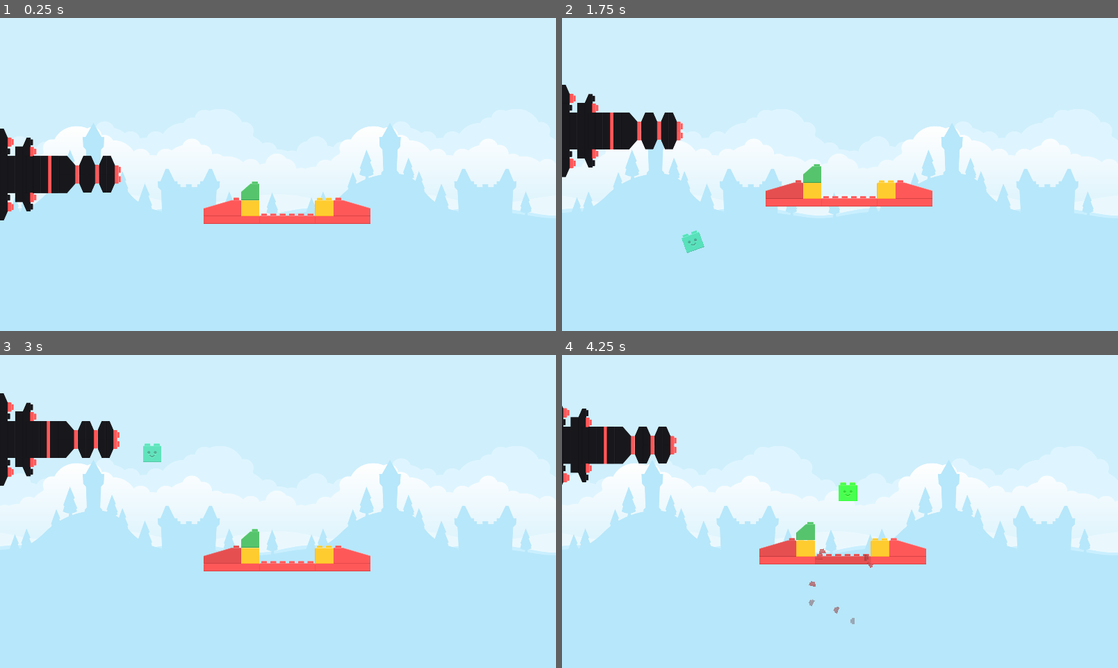
Above: before the commit, frames 1-4 (two rows, left to right).
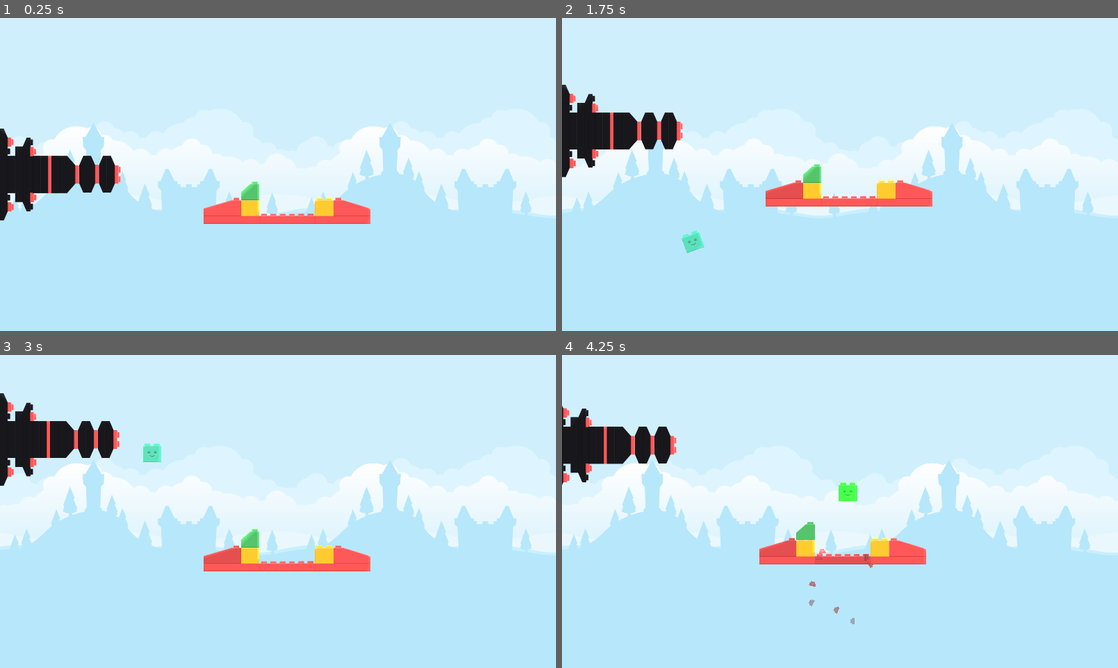
Above: after the commit, the same moments.

Repository: mlotr/Blocks_Gone_Wrong
Game: Godot game, scene res://scenes/level_1.tscn
The game is run twice, just before and just after one commit, with the same random seed, the same clock (stepped at 60 frames per second) and the same inputs. The project has no main scene, so this scene is started directly.
Inputs (mouse positions are in pixels of both pictures, inside the frame that each line leads up to):
- Up to frame 1 (0.25 s): no input
- Up to frame 2 (1.75 s): tap Enter at 0.5 s; move the mouse to (962, 158) at 0.52 s; press the mouse at (962, 158) at 0.53 s; hold Up (ui_up) 0.53-1.28 s; move the mouse to (728, 190) at 1.27 s; release the mouse at (728, 190) at 1.28 s; hold Down (ui_down) from 1.28 s (still down); click (728, 190) at 1.35 s
- Up to frame 3 (3 s): move the mouse to (333, 442) at 2.02 s; release Down (ui_down) at 2.03 s; press the mouse at (333, 442) at 2.03 s; hold Up (ui_up) from 2.03 s (still down); move the mouse to (250, 574) at 2.77 s; release the mouse at (250, 574) at 2.78 s; click (250, 574) at 2.85 s
- Up to frame 4 (4.25 s): move the mouse to (1006, 558) at 3.52 s; release Up (ui_up) at 3.53 s; press the mouse at (1006, 558) at 3.53 s; hold Down (ui_down) from 3.53 s (still down)

The runs differ from the first frame. In frame 1, less than 0.1% of the frame differs, in the area x 0-67%, y 35-66%; in frame 2, 0.1%, in the area x 0-67%, y 21-74%; in frame 3, less than 0.1%; in frame 4, less than 0.1%.

Commit message:
Added light occluders

Diff:
--- a/scenes/block.tscn
+++ b/scenes/block.tscn
@@ -11,6 +11,9 @@
 [sub_resource type="Gradient" id="Gradient_dcsxs"]
 offsets = PackedFloat32Array(0.495146, 1)
 colors = PackedColorArray(1, 1, 1, 1, 0.0962047, 0.0962048, 0.0962047, 0)
+
+[sub_resource type="OccluderPolygon2D" id="OccluderPolygon2D_6cjwr"]
+polygon = PackedVector2Array(-32, -33, 31, -33, 31, 32, -33, 32)
 
 [node name="Block" type="StaticBody2D"]
 script = ExtResource("1_guht0")
@@ -39,3 +42,7 @@
 damping_max = 100.0
 scale_amount_curve = SubResource("Curve_sn333")
 color_ramp = SubResource("Gradient_dcsxs")
+
+[node name="LightOccluder2D" type="LightOccluder2D" parent="."]
+position = Vector2(1, 0)
+occluder = SubResource("OccluderPolygon2D_6cjwr")
--- a/scenes/bullet.tscn
+++ b/scenes/bullet.tscn
@@ -8,6 +8,9 @@
 
 [sub_resource type="RectangleShape2D" id="RectangleShape2D_x52r7"]
 size = Vector2(64, 64)
+
+[sub_resource type="OccluderPolygon2D" id="OccluderPolygon2D_a17rf"]
+polygon = PackedVector2Array(-32, -32, 31, -32, 31, 32, -32, 32)
 
 [node name="Bullet" type="RigidBody2D" groups=["Projectiles"]]
 physics_material_override = SubResource("PhysicsMaterial_p3a0x")
@@ -26,4 +29,7 @@
 position = Vector2(0, 0.5)
 scale = Vector2(3.3, 3.25)
 
+[node name="LightOccluder2D" type="LightOccluder2D" parent="."]
+occluder = SubResource("OccluderPolygon2D_a17rf")
+
 [connection signal="screen_exited" from="VisibleOnScreenNotifier2D" to="." method="_on_visible_on_screen_notifier_2d_screen_exited"]
--- a/scenes/cannon.tscn
+++ b/scenes/cannon.tscn
@@ -45,6 +45,9 @@
 
 [sub_resource type="RectangleShape2D" id="RectangleShape2D_usg4q"]
 
+[sub_resource type="OccluderPolygon2D" id="OccluderPolygon2D_qgxow"]
+polygon = PackedVector2Array(0, 160, 0, -152, 48, -120, 48, -72, 104, -128, 128, -64, 232, -64, 264, -32, 288, -64, 312, -64, 336, -32, 352, -64, 384, -64, 416, -32, 416, 32, 384, 64, 352, 64, 336, 32, 312, 64, 288, 64, 264, 32, 232, 64, 128, 64, 104, 128, 48, 64, 48, 120)
+
 [node name="Cannon" type="CharacterBody2D"]
 script = ExtResource("1_gacex")
 bullet_scene = ExtResource("2_60g0n")
@@ -69,3 +72,6 @@
 [node name="CollisionShape2D" type="CollisionShape2D" parent="."]
 shape = SubResource("RectangleShape2D_usg4q")
 disabled = true
+
+[node name="LightOccluder2D" type="LightOccluder2D" parent="."]
+occluder = SubResource("OccluderPolygon2D_qgxow")
--- a/scenes/level_1.tscn
+++ b/scenes/level_1.tscn
@@ -8,6 +8,24 @@
 [ext_resource type="Texture2D" uid="uid://dsnwy686my8up" path="res://brick_assets/Red/brick_high_slope_right_4.png" id="5_40ikf"]
 [ext_resource type="Texture2D" uid="uid://bn4h3ngrfumte" path="res://brick_assets/Green/brick_high_slope_left_2.png" id="5_gww18"]
 [ext_resource type="Texture2D" uid="uid://c8yvs4wft0bhx" path="res://brick_assets/Red/brick_high_slope_left_4.png" id="6_d5agu"]
+
+[sub_resource type="OccluderPolygon2D" id="OccluderPolygon2D_joon8"]
+polygon = PackedVector2Array(-97, -16, 95, -16, 95, 16, -97, 16)
+
+[sub_resource type="OccluderPolygon2D" id="OccluderPolygon2D_yxcxd"]
+polygon = PackedVector2Array(-97, -16, 95, -16, 95, 16, -97, 16)
+
+[sub_resource type="OccluderPolygon2D" id="OccluderPolygon2D_6y4qm"]
+polygon = PackedVector2Array(-97, -16, 95, -16, 95, 16, -97, 16)
+
+[sub_resource type="OccluderPolygon2D" id="OccluderPolygon2D_7v0il"]
+polygon = PackedVector2Array(-32, 8, 8, -32, 32, -32, 32, 32, -32, 32)
+
+[sub_resource type="OccluderPolygon2D" id="OccluderPolygon2D_ajemj"]
+polygon = PackedVector2Array(-65, -45, -33, -45, 63, -5, 63, 19, -65, 19)
+
+[sub_resource type="OccluderPolygon2D" id="OccluderPolygon2D_y8d2t"]
+polygon = PackedVector2Array(-65, -13, 39, -45, 63, -45, 63, 19, -65, 19)
 
 [node name="Level1" type="Node2D"]
 
@@ -48,6 +66,9 @@
 position = Vector2(-184, 16)
 scale = Vector2(2.96875, 0.538462)
 
+[node name="LightOccluder2D" parent="BlocksContainer/Block3" index="3"]
+occluder = SubResource("OccluderPolygon2D_joon8")
+
 [node name="Block4" parent="BlocksContainer" instance=ExtResource("1_n0uur")]
 position = Vector2(992, 688)
 block_color = "Red"
@@ -60,6 +81,9 @@
 position = Vector2(-184, 16)
 scale = Vector2(2.96875, 0.538462)
 
+[node name="LightOccluder2D" parent="BlocksContainer/Block4" index="3"]
+occluder = SubResource("OccluderPolygon2D_yxcxd")
+
 [node name="Block5" parent="BlocksContainer" instance=ExtResource("1_n0uur")]
 position = Vector2(1184, 688)
 block_color = "Red"
@@ -71,6 +95,9 @@
 [node name="CollisionPolygon2D" parent="BlocksContainer/Block5" index="1"]
 position = Vector2(-184, 16)
 scale = Vector2(2.96875, 0.538462)
+
+[node name="LightOccluder2D" parent="BlocksContainer/Block5" index="3"]
+occluder = SubResource("OccluderPolygon2D_6y4qm")
 
 [node name="Block" parent="BlocksContainer" instance=ExtResource("1_n0uur")]
 position = Vector2(864, 648)
@@ -88,6 +115,10 @@
 [node name="CollisionPolygon2D" parent="BlocksContainer/Block8" index="1"]
 polygon = PackedVector2Array(62, 4, 62, -20, 102, -60, 126, -60, 126, 4)
 
+[node name="LightOccluder2D" parent="BlocksContainer/Block8" index="3"]
+position = Vector2(32, 0)
+occluder = SubResource("OccluderPolygon2D_7v0il")
+
 [node name="Block6" parent="BlocksContainer" instance=ExtResource("1_n0uur")]
 position = Vector2(1120, 648)
 max_hits = 2
@@ -104,6 +135,9 @@
 [node name="CollisionPolygon2D" parent="BlocksContainer/Block2" index="1"]
 polygon = PackedVector2Array(-2, -10, -2, -73, 30, -73, 126, -33, 126, -9)
 
+[node name="LightOccluder2D" parent="BlocksContainer/Block2" index="3"]
+occluder = SubResource("OccluderPolygon2D_ajemj")
+
 [node name="Block7" parent="BlocksContainer" instance=ExtResource("1_n0uur")]
 position = Vector2(768, 661)
 block_color = "Red"
@@ -117,8 +151,16 @@
 position = Vector2(-64, 27)
 polygon = PackedVector2Array(-2, -10, -2, -36, 104, -72, 128, -72, 126, -9)
 
+[node name="LightOccluder2D" parent="BlocksContainer/Block7" index="3"]
+occluder = SubResource("OccluderPolygon2D_y8d2t")
+
 [node name="DirectionalLight2D" type="DirectionalLight2D" parent="."]
-visible = false
+rotation = 0.785398
+energy = 0.7
+shadow_enabled = true
+shadow_color = Color(0, 0, 0, 0.521569)
+shadow_filter = 1
+shadow_filter_smooth = 5.0
 
 [editable path="BlocksContainer/Block3"]
 [editable path="BlocksContainer/Block4"]
Not shown: 1 places in scenes/block.tscn that only renumber resources
Not shown: 1 places in scenes/bullet.tscn that only renumber resources
Not shown: 1 places in scenes/cannon.tscn that only renumber resources
Not shown: 1 places in scenes/level_1.tscn that only renumber resources
